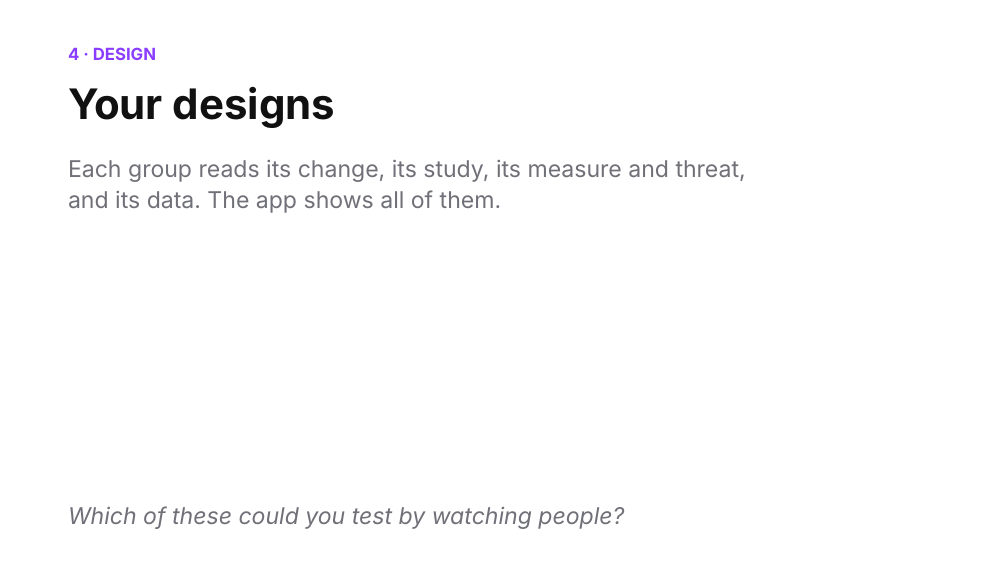
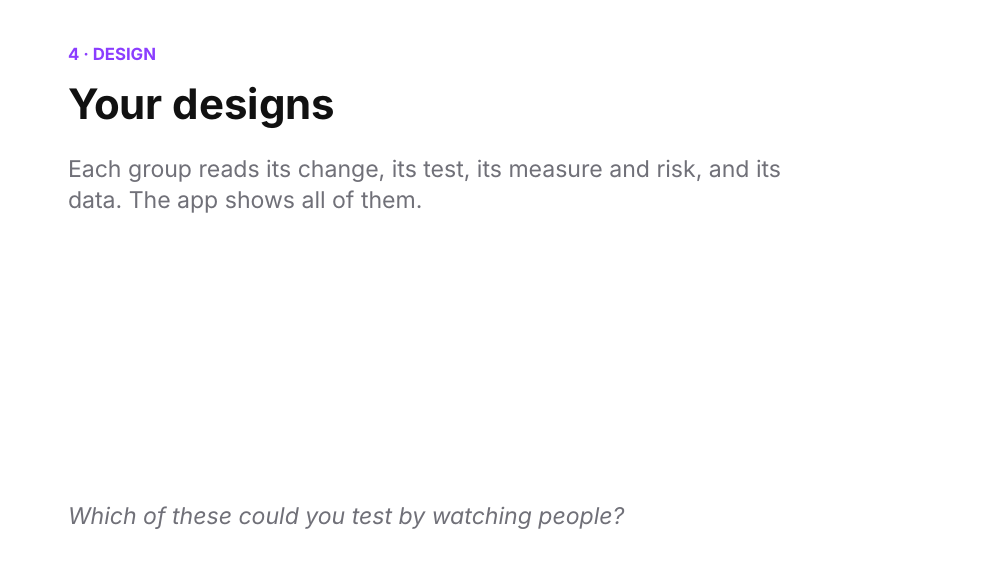
Before and after one commit to shubham3-ucb/cs294-pl, a slide deck: slide 16 of slides/thursday_app.pptx. Drawn at 1008x567 pixels with LibreOffice and Linux fonts; fonts in the diff are those of the drawing. Boxes give left, top, right and bottom in pixels: in the first picture for what was removed or moved away, otherwise in the second. Text is boxed around its words. In the diff, an @@ line names an element or a change of style, - is before the commit and + after.

```diff
--- a/slides/thursday_app.pptx
+++ b/slides/thursday_app.pptx
@@ text at (x1=68, y1=160, x2=781, y2=213): text changed @@
-Each group reads its change, its study, its measure and threat, and its data. The app shows all of them.
+Each group reads its change, its test, its measure and risk, and its data. The app shows all of them.
```
Also in this commit, not shown: 5 other slides changed, 16 other files.
